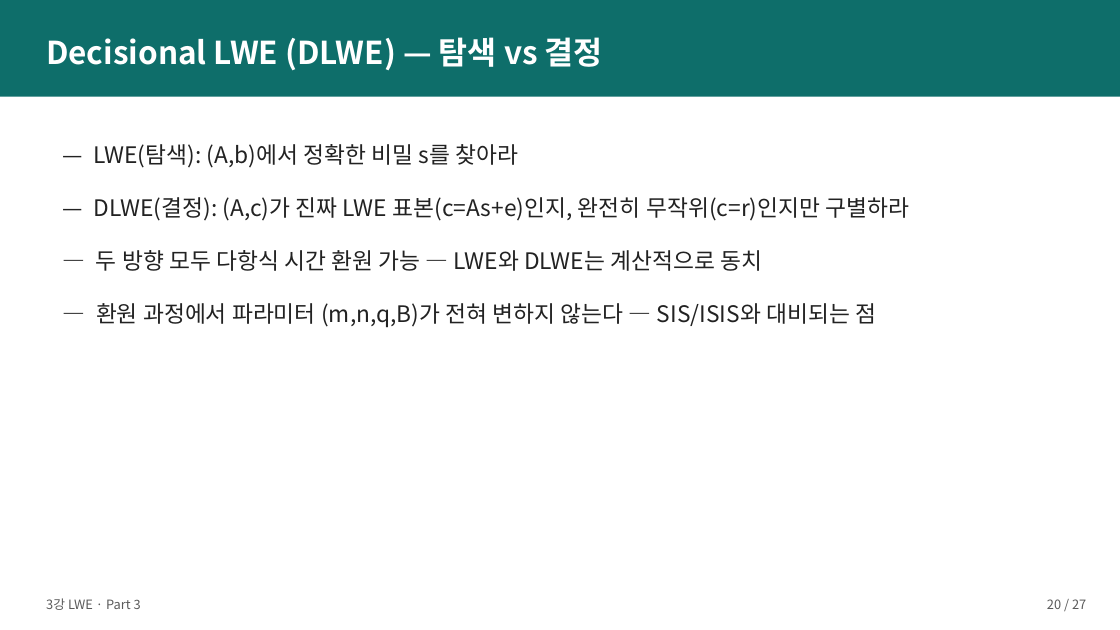
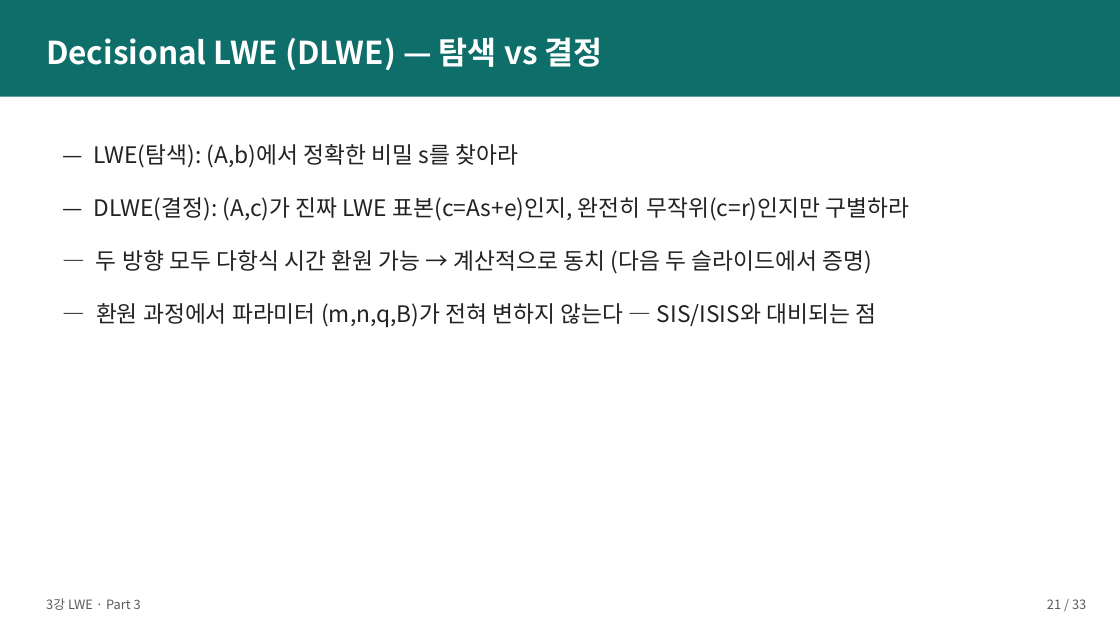
Before and after one commit to giyuubin/PQC, a slide deck: slide 21 of presentation/2강3강_발표자료_초안.pptx (slide 20 before the commit). Drawn at 1120x630 pixels with LibreOffice and Linux fonts; fonts in the diff are those of the drawing. Boxes give left, top, right and bottom in pixels: in the first picture for what was removed or moved away, otherwise in the second. Text is boxed around its words. In the diff, an @@ line names an element or a change of style, - is before the commit and + after.

```diff
--- a/presentation/2강3강_발표자료_초안.pptx
+++ b/presentation/2강3강_발표자료_초안.pptx
@@ text at bbox=[96, 250, 873, 274]: text changed @@
-— 두 방향 모두 다항식 시간 환원 가능 — LWE와 DLWE는 계산적으로 동치
+— 두 방향 모두 다항식 시간 환원 가능 → 계산적으로 동치 (다음 두 슬라이드에서 증명)
@@ text at bbox=[1047, 599, 1086, 609]: text changed @@
-20 / 27
+21 / 33
```
Also in this commit, not shown: 23 other slides changed, 7 slides added, 1 slide removed.
